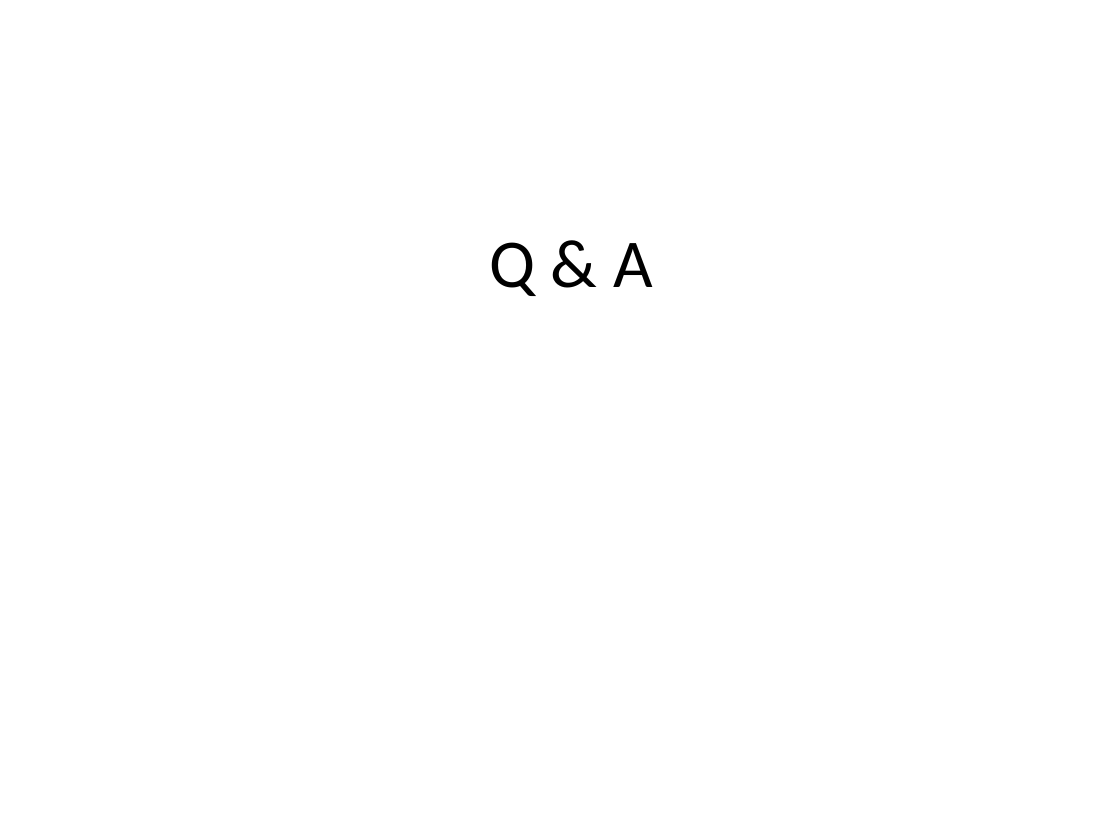
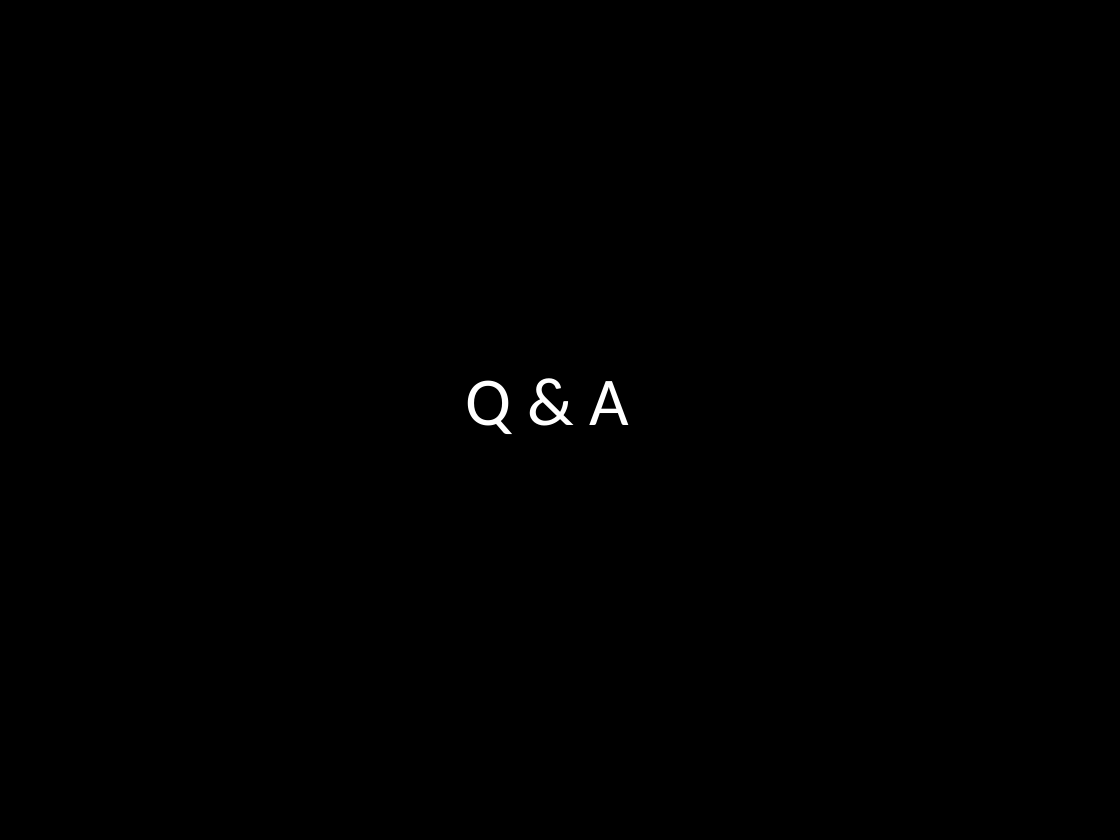
Before and after one commit to JadJabbour/JSOOWorkshop, a slide deck: slide 16 of JavaScript OO.pptx. Drawn at 1120x840 pixels with LibreOffice and Linux fonts; fonts in the diff are those of the drawing. Boxes give left, top, right and bottom in pixels: in the first picture for what was removed or moved away, otherwise in the second. Text is boxed around its words. In the diff, an @@ line names an element or a change of style, - is before the commit and + after.

Commit message:
presentation style

```diff
--- a/JavaScript OO.pptx
+++ b/JavaScript OO.pptx
@@ background #FFFFFF to #000000 @@
@@ title "Q & A": place and size @@
-title "Q & A" at bbox=[489, 242, 653, 296]
+title "Q & A" at bbox=[466, 380, 630, 434]
@@ title "Q & A" at bbox=[466, 380, 630, 434]: text colour #000000 to #FFFFFF @@
```
Also in this commit, not shown: 16 other slides changed.
